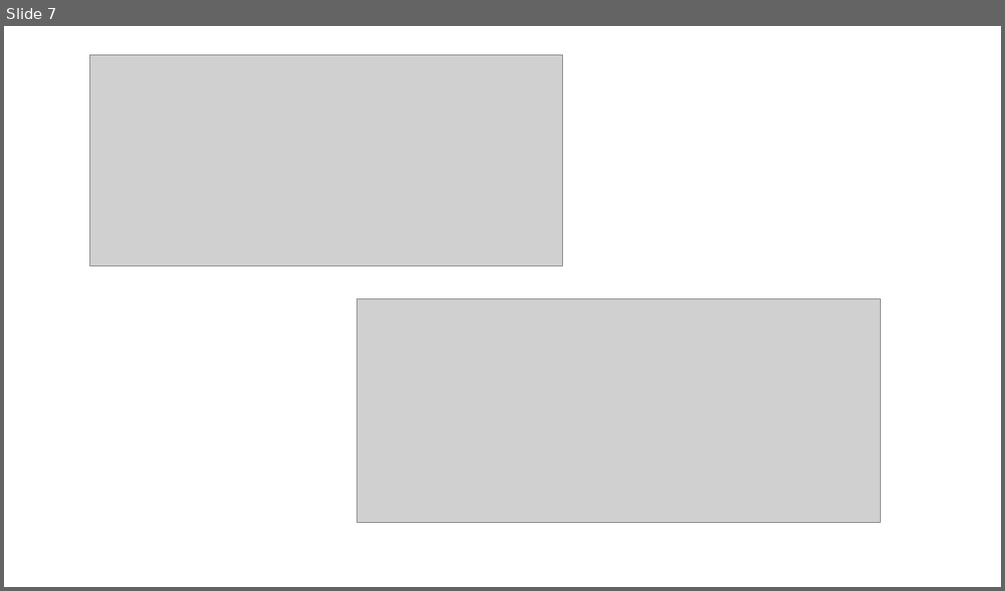
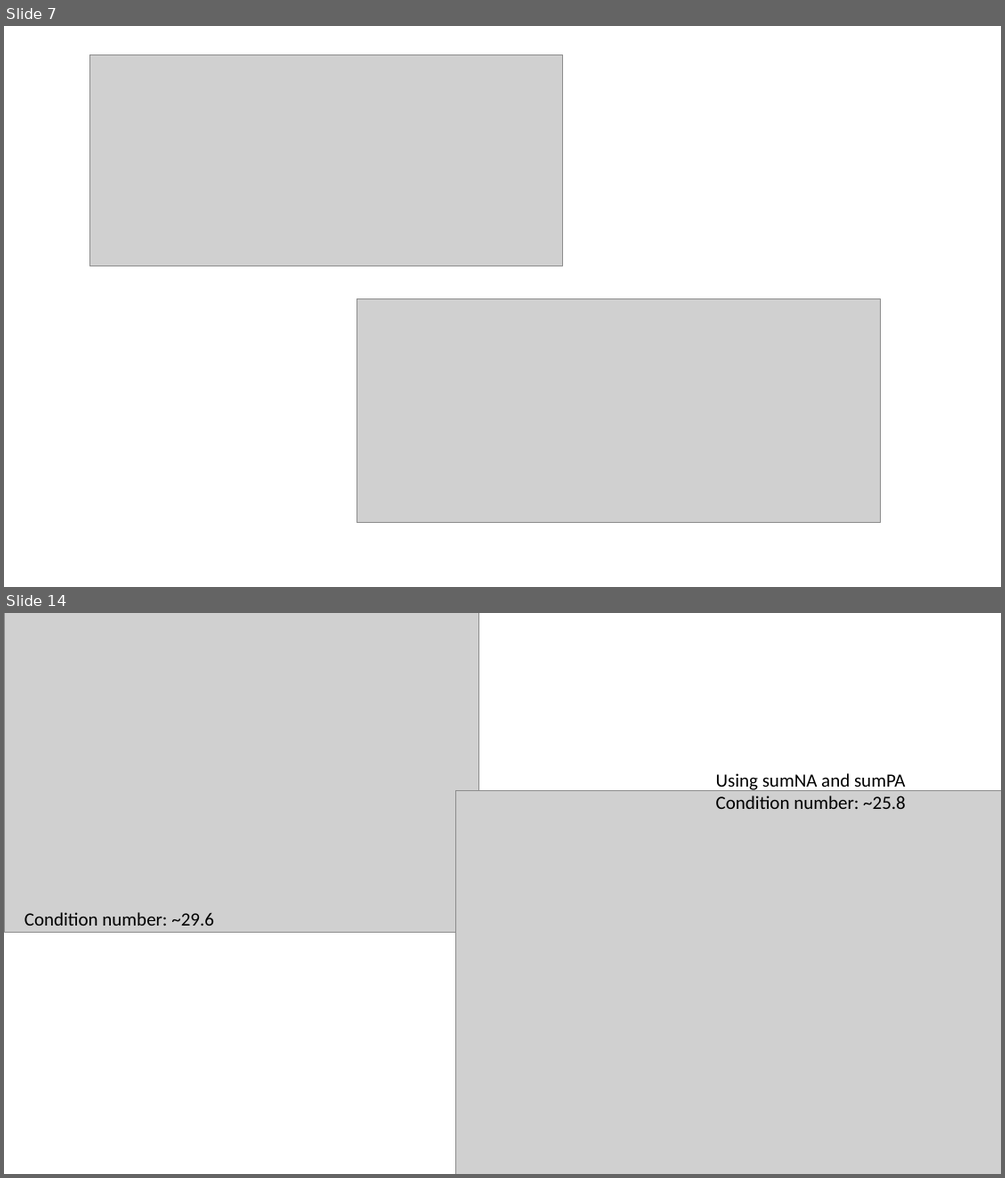
Before and after one commit to le-clemo/EMA-mindfulness, a slide deck: Results_presentation.pptx. Shown one above the other, each under a label of ours: slide 7 before the commit, slides 7 and 14 after it; the slides between them are not shown. The pictures are 1005x591 and 1005x1178 pixels, drawn with LibreOffice and Linux fonts; fonts in the diff are those of the drawing; grey boxes stand for pictures. Boxes give left, top, right and bottom in pixels: in the first picture for what was removed or moved away, otherwise in the second. Text is boxed around its words. In the diff, an @@ line names an element or a change of style, - is before the commit and + after.

```diff
--- a/Results_presentation.pptx
+++ b/Results_presentation.pptx
@@ slide 14 added at [4, 613, 1001, 1174], background #FFFFFF @@
@@ picture added at [4, 613, 479, 933] @@
@@ picture added at [455, 791, 1001, 1174] @@
@@ text added at [716, 773, 906, 809], 18 pt, text #000000 @@
+Using sumNA and sumPA
+Condition number: ~25.8
@@ text added at [24, 912, 214, 925], 18 pt, text #000000 @@
+Condition number: ~29.6
```
Also in this commit, not shown: 2 slides changed, 11 other slides added, 1 slide removed, 54 other files.
